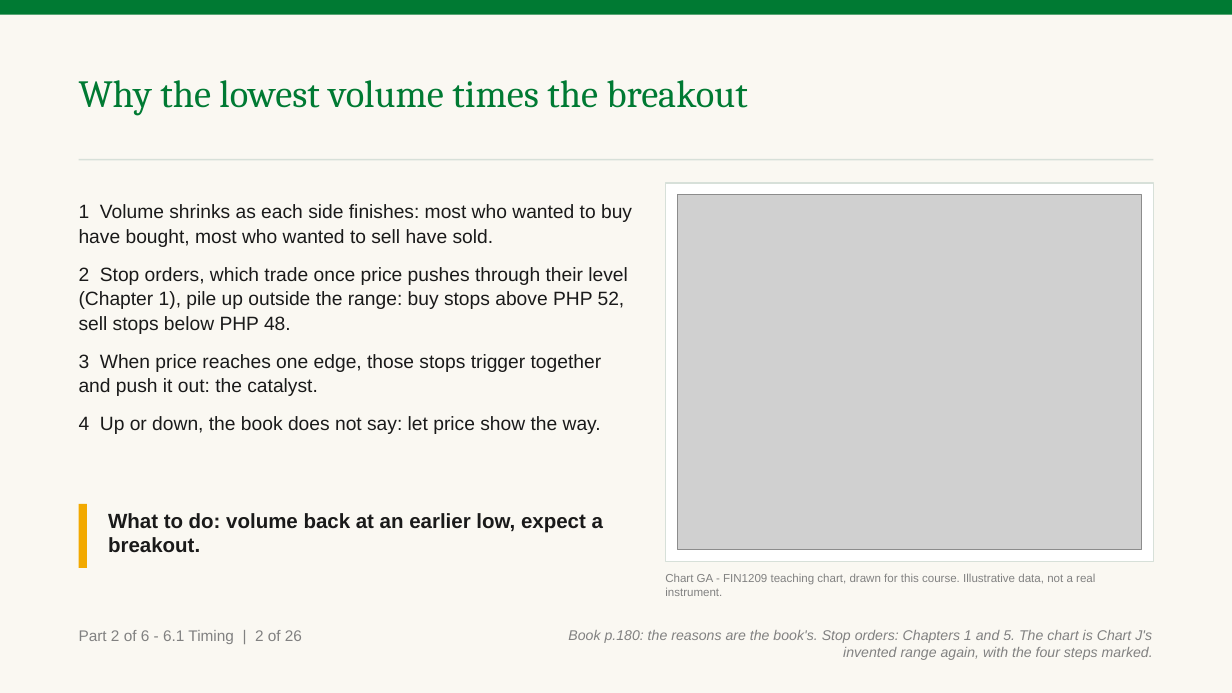
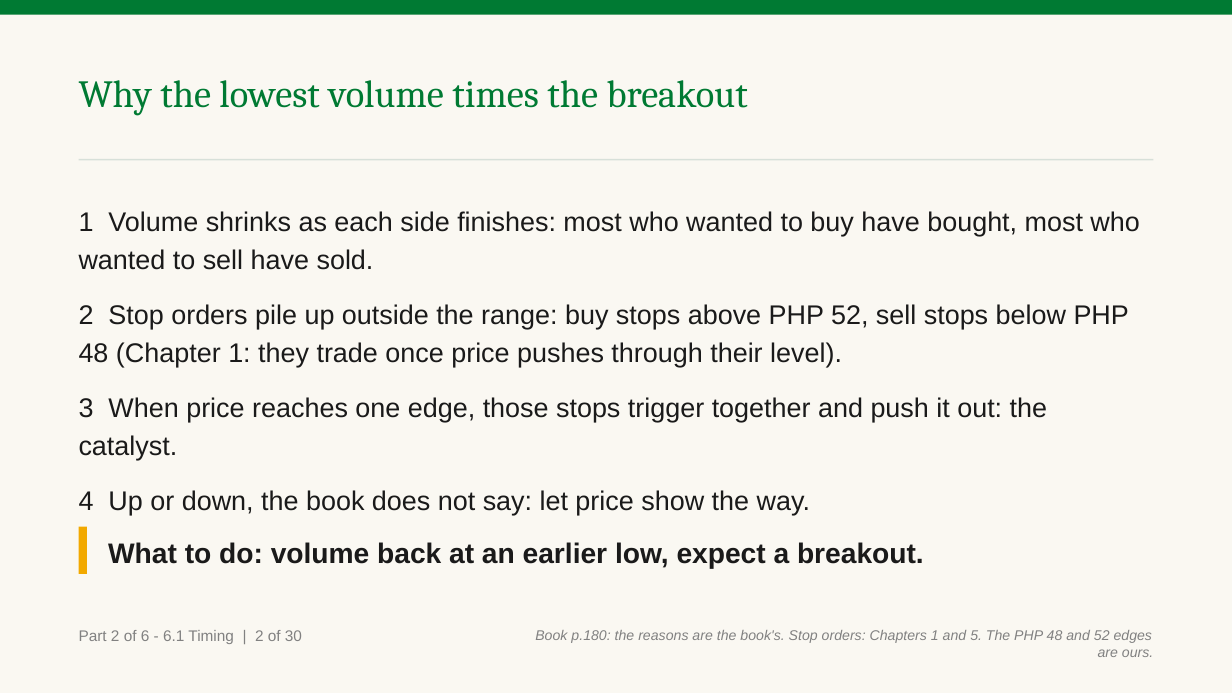
Before and after one commit to benjiesotelo-sudo/Telos_FIN1209, a slide deck: slide 40 of chapter-06/FIN1209-Chapter-06.pptx (slide 38 before the commit). Drawn at 1232x693 pixels with LibreOffice and Linux fonts; fonts in the diff are those of the drawing; grey boxes stand for pictures. Boxes give left, top, right and bottom in pixels: in the first picture for what was removed or moved away, otherwise in the second. Text is boxed around its words. In the diff, an @@ line names an element or a change of style, - is before the commit and + after.

```diff
--- a/chapter-06/FIN1209-Chapter-06.pptx
+++ b/chapter-06/FIN1209-Chapter-06.pptx
@@ rectangle removed at [665, 183, 1153, 562] @@
@@ picture removed at [677, 195, 1141, 550] @@
@@ text at [79, 211, 1139, 515]: size 15 to 21 pt in "1 Volume shrinks as each side finishes: ...", "3 When price reaches one edge, those ...", "4 Up or down, the book does ..."; line spacing 1.05 to 1.18; more space between paragraphs @@
@@ text at [79, 304, 1129, 367]: text changed; size 15 to 21 pt @@
-2 Stop orders, which trade once price pushes through their level (Chapter 1), pile up outside the range: buy stops above PHP 52, sell stops below PHP 48.
+2 Stop orders pile up outside the range: buy stops above PHP 52, sell stops below PHP 48 (Chapter 1: they trade once price pushes through their level).
@@ rectangle: place and size @@
-rectangle at [79, 504, 87, 567]
+rectangle at [79, 527, 87, 574]
@@ text "What to do: volume back ...": place and size @@
-text "What to do: volume back ..." at [108, 513, 603, 553]
+text "What to do: volume back ..." at [108, 542, 924, 569]
@@ text "What to do: volume back ..." at [108, 542, 924, 569]: size 16 to 22 pt; line spacing 1 to 1.15 @@
@@ text removed at [665, 573, 1095, 596] @@
-Chart GA - FIN1209 teaching chart, drawn for this course. Illustrative data, not a real instrument.
@@ text at [79, 630, 302, 644]: text changed @@
-Part 2 of 6 - 6.1 Timing | 2 of 26
+Part 2 of 6 - 6.1 Timing | 2 of 30
@@ text at [535, 630, 1153, 657]: text changed @@
-Book p.180: the reasons are the book's. Stop orders: Chapters 1 and 5. The chart is Chart J's invented range again, with the four steps marked.
+Book p.180: the reasons are the book's. Stop orders: Chapters 1 and 5. The PHP 48 and 52 edges are ours.
```
Also in this commit, not shown: 52 other slides changed, 6 slides added, 2 other files.
